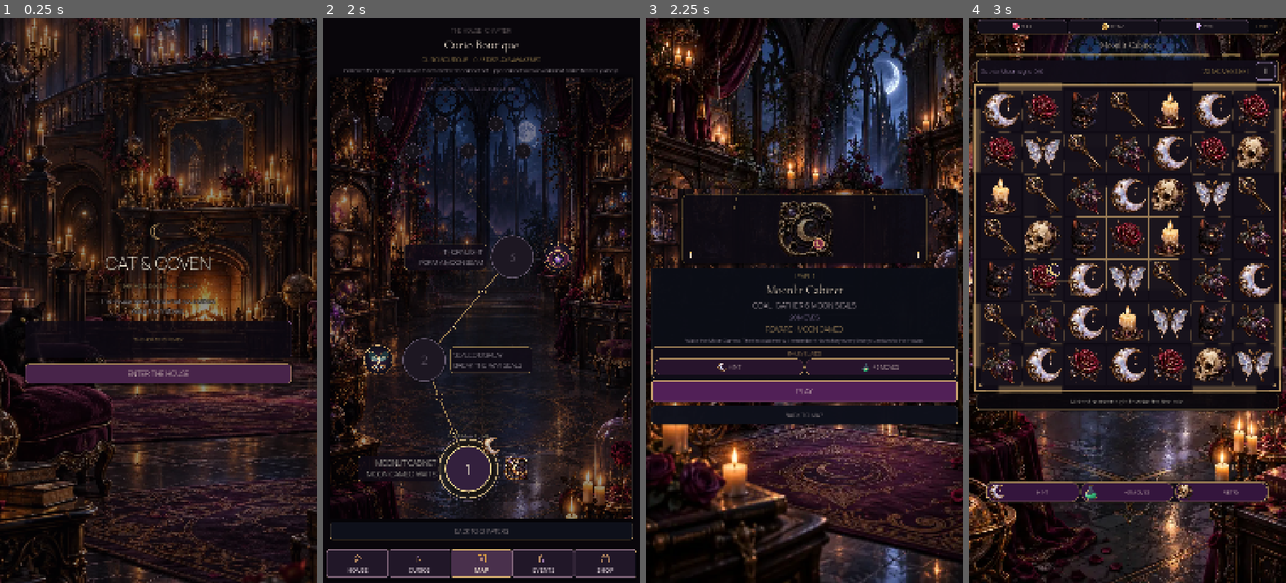
Above: before the commit, frames 1-4 (left to right).
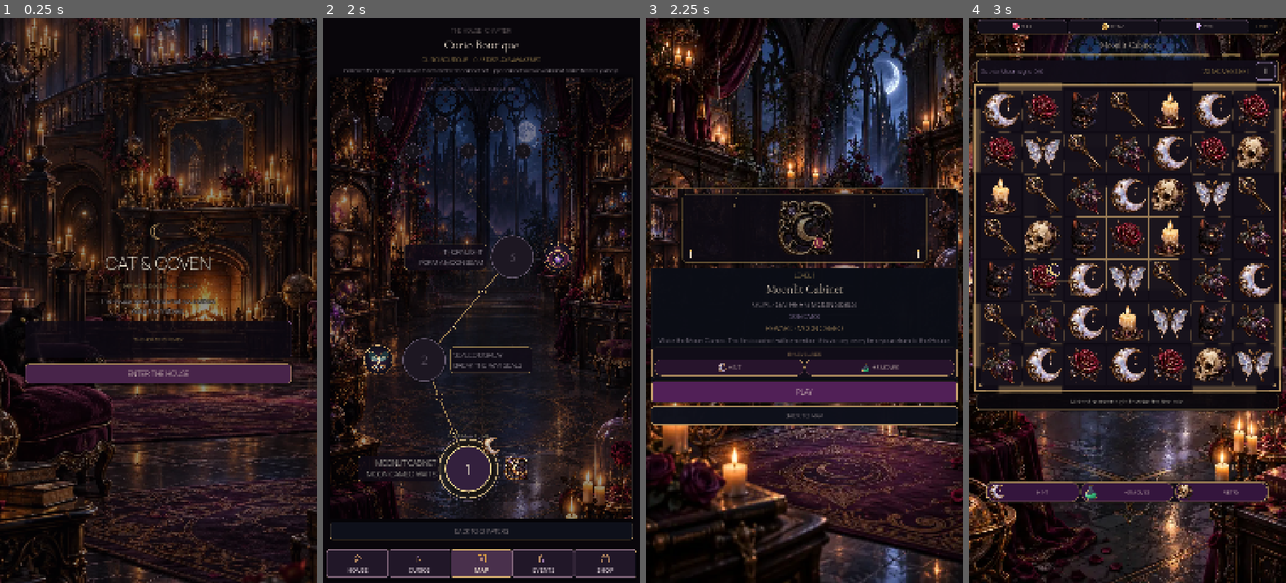
Above: after the commit, the same moments.

Repository: Jay-prodesign/akilta-match3
Game: Godot game, scene res://src/app/app_bootstrap.tscn
Same seed, same stepped clock (60 frames per second), same inputs: the game is played once before the commit and once after it.
Inputs:
- Up to frame 1 (0.25 s): no input
- Up to frame 2 (2 s): click "ENTER THE HOUSE" at 0.5 s; click "ENTER CURIO BOUTIQUE" at 1.25 s
- Up to frame 3 (2.25 s): click "1" at 2 s
- Up to frame 4 (3 s): click "PLAY" at 2.75 s

Frames 1-2 are identical in both runs. In frame 3, 4.3% of the frame differs, in the area x 1-99%, y 28-73%; in frame 4, nothing differs.

Commit message:
Prestart: make context and consequence readable on mobile

Diff:
--- a/src/ui/prestart/level_prestart.tscn
+++ b/src/ui/prestart/level_prestart.tscn
@@ -80,8 +80,8 @@
 layout_mode = 2
 theme_override_colors/font_color = Color(0.851, 0.71, 0.416, 1)
 theme_override_colors/font_outline_color = Color(0.02, 0.015, 0.025, 0.92)
-theme_override_constants/outline_size = 3
-theme_override_font_sizes/font_size = 16
+theme_override_constants/outline_size = 4
+theme_override_font_sizes/font_size = 20
 text = "CURIO BOUTIQUE · RITUAL PREVIEW"
 horizontal_alignment = 1
 vertical_alignment = 1
@@ -146,7 +146,7 @@
 [node name="Note" type="Label" parent="Layout/Card/Content"]
 layout_mode = 2
 theme_override_colors/font_color = Color(0.72, 0.66, 0.73, 1)
-theme_override_font_sizes/font_size = 18
+theme_override_font_sizes/font_size = 22
 text = "Wake the Moon Cameo. The first cabinet will remember this victory."
 horizontal_alignment = 1
 autowrap_mode = 2
